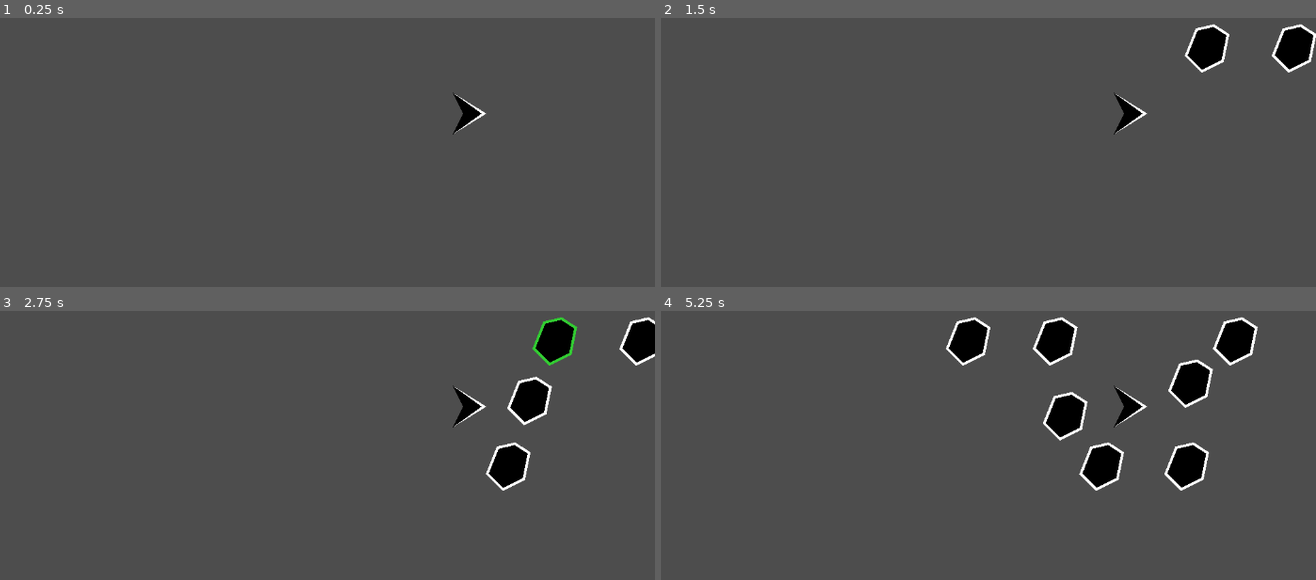
Above: before the commit, frames 1-4 (two rows, left to right).
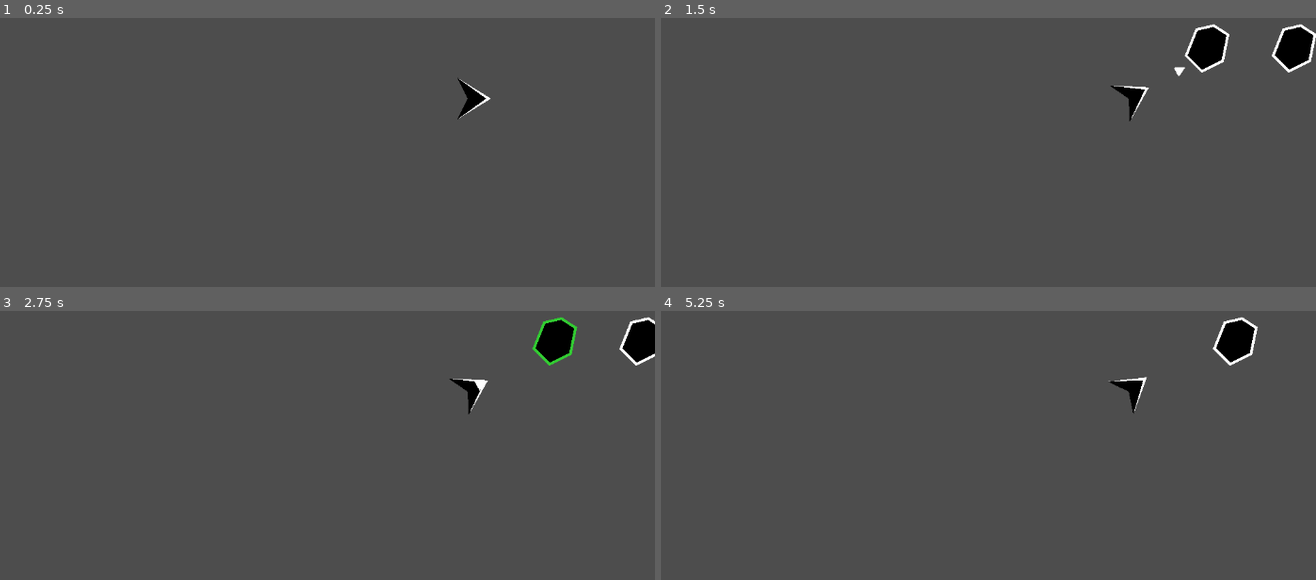
Above: after the commit, the same moments.

Repository: Cuckhands/monkey
Game: Godot game, scene res://scenes/test.tscn
Two runs of this game, one before a commit and one after it. Both use one fixed random seed, a clock stepped at 60 frames per second and the inputs below. The project has no main scene, so this scene is started directly.
Inputs (mouse positions are in pixels of both pictures, inside the frame that each line leads up to):
- Up to frame 1 (0.25 s): no input
- Up to frame 2 (1.5 s): tap Enter at 0.5 s; move the mouse to (1106, 114) at 0.52 s; move the mouse to (1237, 50) at 1.27 s
- Up to frame 3 (2.75 s): move the mouse to (563, 343) at 2.02 s
- Up to frame 4 (5.25 s): move the mouse to (1211, 343) at 2.77 s; move the mouse to (1204, 343) at 3.52 s; move the mouse to (1191, 343) at 4.27 s; move the mouse to (1191, 354) at 5.02 s

The runs differ from the first frame. In frame 1, 0.5% of the frame differs, in the area x 69-75%, y 22-44%; in frame 2, 0.5%; in frame 3, 2.2%; in frame 4, 5.5%, in the area x 43-85%, y 2-67%.

Commit message:
Fixed the dart monkey BUG and allowed dynamic attack speed

Diff:
--- a/scenes/dart_monkey.tscn
+++ b/scenes/dart_monkey.tscn
@@ -17,6 +17,8 @@
 hitbox = NodePath("Hitbox")
 visual = NodePath("Visual")
 attack_timer = NodePath("AttackTimer")
+damage = 1
+attack_speed = 4.0
 
 [node name="Hitbox" type="Area2D" parent="."]
 collision_layer = 0
--- a/scenes/test.tscn
+++ b/scenes/test.tscn
@@ -20,6 +20,7 @@
 autostart = true
 
 [node name="Dart Monkey" parent="." instance=ExtResource("2_bl13t")]
-position = Vector2(858, 291)
+position = Vector2(865, 268)
+attack_speed = 5.0
 
 [connection signal="timeout" from="SpawnTimer" to="." method="_on_spawn_timer_timeout"]
--- a/scripts/dart_monkey.gd
+++ b/scripts/dart_monkey.gd
@@ -1,3 +1,4 @@
 extends Monkey
 
+
 # What do we need to do in the Dart Monkey script to make it work?
--- a/scripts/monkey.gd
+++ b/scripts/monkey.gd
@@ -28,6 +28,8 @@
 @export var hitbox: Area2D = null
 @export var visual: Node2D = null
 @export var attack_timer: Timer = null
+@export var damage: int
+@export var attack_speed: float
 
 ## Self-explanatory
 var current_priority := AttackPriority.NEAREST
@@ -42,10 +44,17 @@
 
 # Called when the node enters the scene tree for the first time.
 func _ready() -> void:
+	attack_timer.wait_time = 1/attack_speed
 	attack_timer.stop()
 	attack_timer.timeout.connect(_on_attack_timer_timeout)
 	hitbox.area_entered.connect(_on_vision_box_area_entered)
 	hitbox.area_exited.connect(_on_vision_box_area_exited)
+	print("READY CALLED")
+	call_deferred("setup")
+	print("READY FINISHED")
+
+func setup() -> void:
+	print("SETUP CALLED")
 
 
 
@@ -76,7 +85,7 @@
 # This only recognizes when an object enters and is not a constant check.
 func _on_vision_box_area_entered(_area: Area2D) -> void:
 	if attack_timer.is_stopped():
-		call_deferred("throw_projectile")
+		call_deferred("throw")
 
 
 func _on_vision_box_area_exited(_area: Area2D) -> void:
@@ -85,6 +94,7 @@
 
 ## Rotates the monkey and spawns a projectile pointing at the asteroid
 func throw() -> void:
+
 	# Targets the area of the asteroid it intends to shoot
 	var target_area: Area2D
 	var areas: Array[Area2D] = hitbox.get_overlapping_areas()
Not shown: 1 places in scenes/dart_monkey.tscn that only renumber resources
Not shown: 1 places in scenes/test.tscn that only renumber resources
